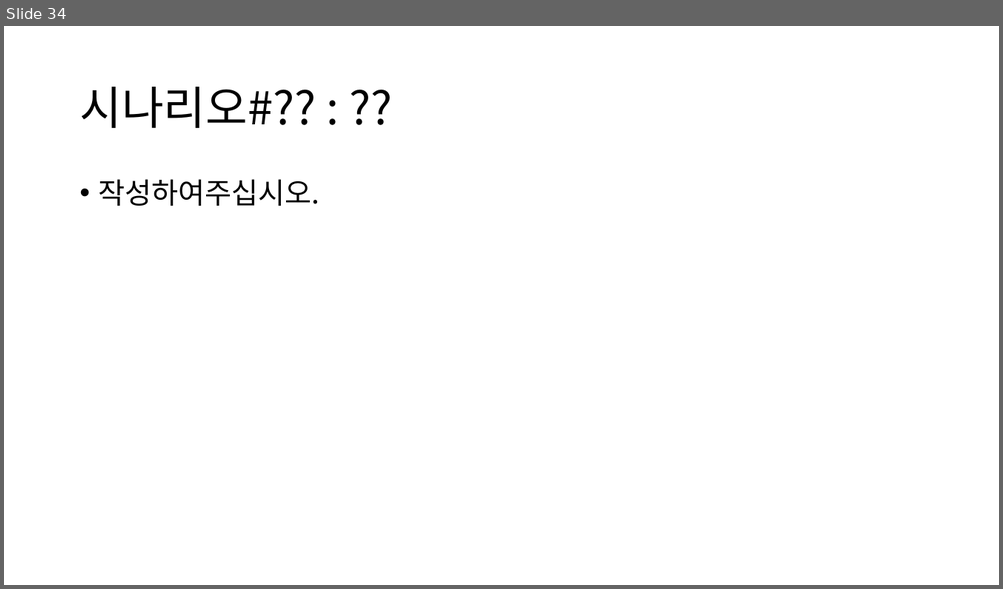
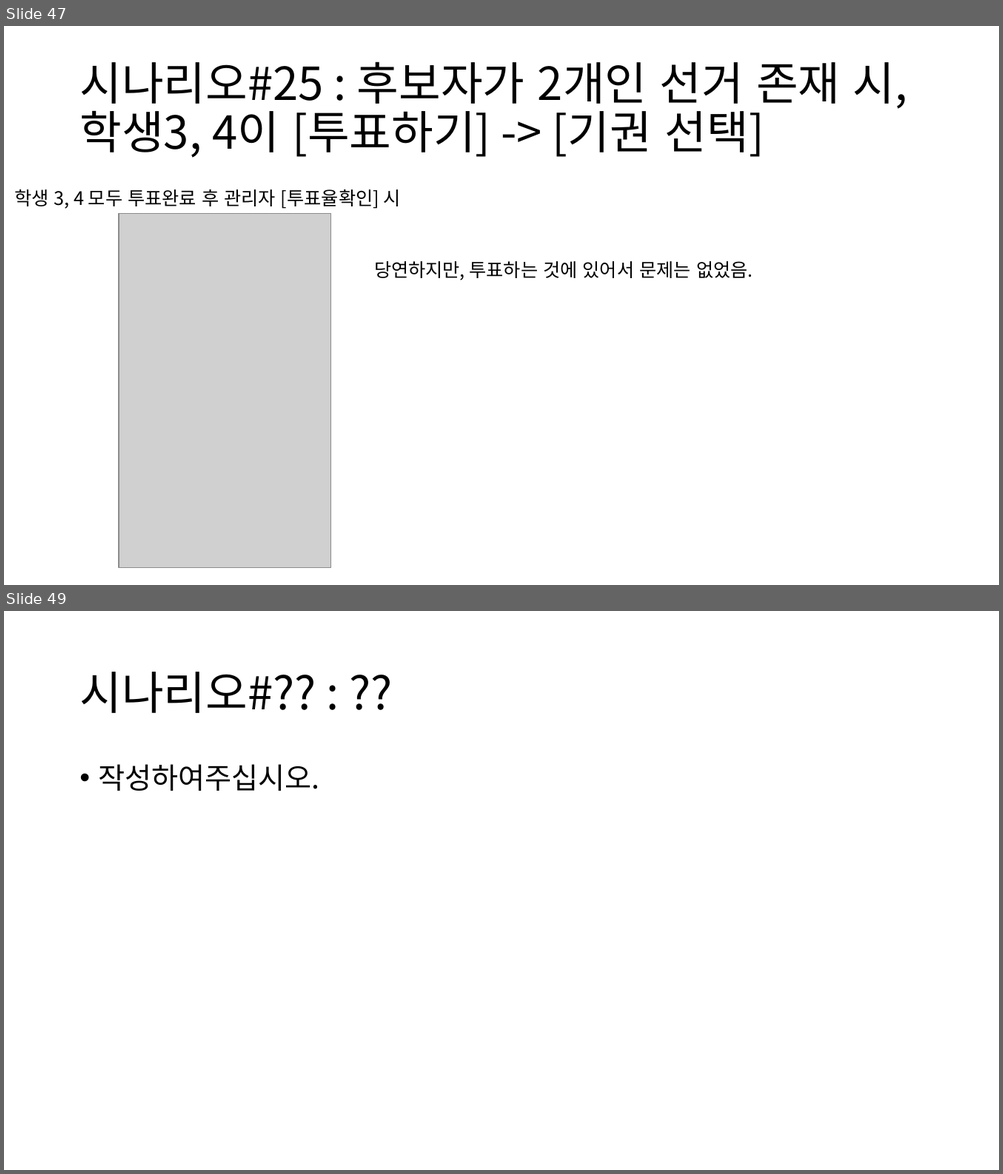
Before and after one commit to BL-UCKSS/evote-project, a slide deck: Document/Testcase/Testcase #1.pptx. Shown one above the other, each under a label of ours: slide 34 before the commit, slides 47 and 49 after it; the slides between them are not shown. The pictures are 1003x589 and 1003x1174 pixels, drawn with LibreOffice and Linux fonts; fonts in the diff are those of the drawing; grey boxes stand for pictures. Boxes give left, top, right and bottom in pixels: in the first picture for what was removed or moved away, otherwise in the second. Text is boxed around its words. In the diff, an @@ line names an element or a change of style, - is before the commit and + after.

Commit message:
선거 수정 시 '기권' 후보지가 나오는 문제 수정함

```diff
--- a/Document/Testcase/Testcase #1.pptx
+++ b/Document/Testcase/Testcase #1.pptx
@@ slide 47 added at (4, 26, 999, 585), background #FFFFFF @@
@@ title added at (79, 62, 908, 158), 44 pt, text #000000 @@
+시나리오#25 : 후보자가 2개인 선거 존재 시, 학생3, 4이 [투표하기] -> [기권 선택]
@@ text added at (14, 190, 401, 209), 18 pt, text #000000 @@
+학생 3, 4 모두 투표완료 후 관리자 [투표율확인] 시
@@ picture added at (119, 213, 331, 568) @@
@@ text added at (374, 261, 753, 281), 18 pt, text #000000 @@
+당연하지만, 투표하는 것에 있어서 문제는 없었음.
@@ what was slide 34 is now slide 49 @@
```
Also in this commit, not shown: 1 slide changed, 16 other slides added, 1 other file.
